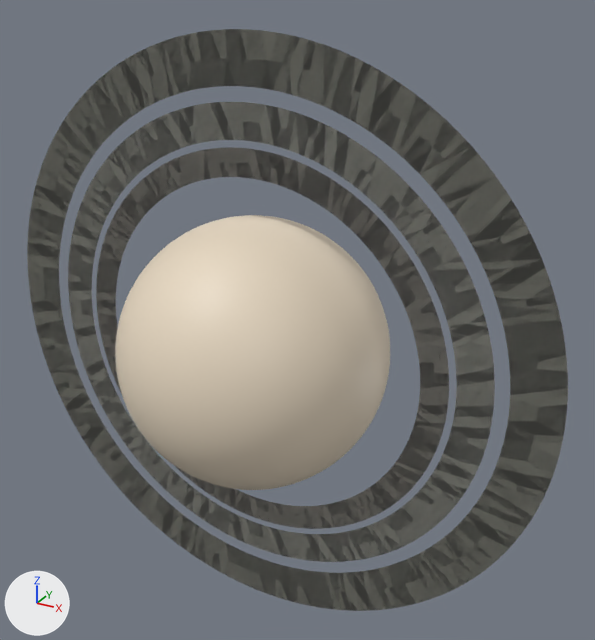
The glTF model frontend/assets/planets/saturn/saturn_with_rings.gltf as it was, and as the next commit left it.
Before and after are seen from a 50 mm lens placed at (2.93, -4.66, 2.66), pointed at (0.24, 0.24, 0.21). The axes (+X, +Y, +Z) are drawn at lower left. The lights are the same throughout. Where no turn or scale is listed for an object, it has been applied to the vertices.

In view in the first picture: 'RingA', 'RingB', 'RingC', 'Saturn'.
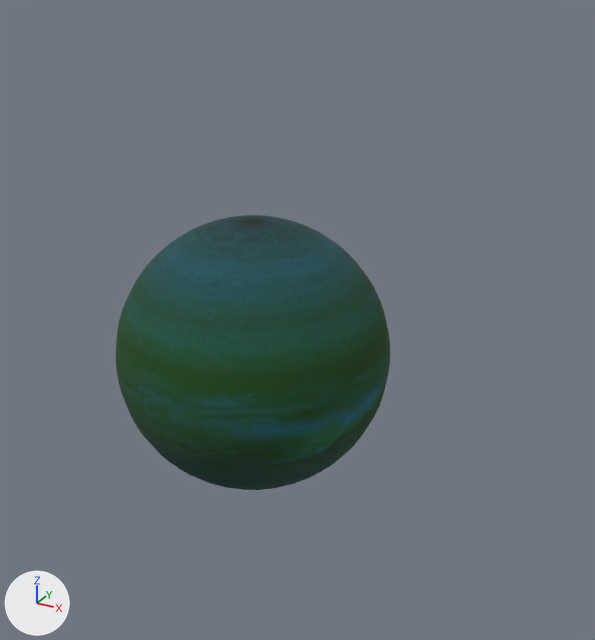
Commit message: feat: replace Saturn ring with particle disc

Where the change shows, as pixel boxes (x1, y1, x2, y2) in the pictures (595 x 640 px):
'RingA', deleted
    before: (27, 29, 568, 611)
'Saturn', reshaped
    before: (115, 215, 390, 490)
    after: (116, 215, 390, 490)
'RingB', deleted
    before: (68, 102, 495, 562)
'RingC', deleted
    before: (96, 147, 449, 529)

What changed in the scene script:
```text
Add img_diffuse:
    img_diffuse = load_image('diffuse', '_unpacked/diffuse', 720, 360, 'sRGB')
Add mat_saturn:
    mat_saturn = bpy.data.materials.new('Saturn')
    # colours: blue #2266cc
    # uses the picture img_diffuse
Change me_geometry_0:
    used by ob_saturn; location = (0.0, 0.0, 0.0)
    remove me_geometry_0.from_pydata(...)  # 3842 vertices, 7680 faces; spans x -1.0..1.0, y -1.0..1.0, z -1.0..1.0
    remove me_geometry_0.materials.append(mat_defaultmaterial)
    add me_geometry_0.from_pydata(...)  # 1056 vertices, 1984 faces; spans x -1.0..1.0, y -1.0..1.0, z -1.0..1.0
    me_geometry_0 part 1: 16 vertices moved within x -0.76..0.76, y -0.98..0.98, z -0.63..0.63; 3784 vertices removed from x -1.0..1.0, y -0.99..0.99, z -1.0..1.0; 998 vertices added at x -1.0..1.0, y -1.0..1.0, z -1.0..1.0
    add me_geometry_0.materials.append(mat_saturn)
Remove ob_ringc:
    ob_ringc = bpy.data.objects.new('RingC', me_geometry_1)
    ob_ringc.location = (0.0, -0.002, 0.0)
Remove ob_ringb:
    ob_ringb = bpy.data.objects.new('RingB', me_geometry_2)
    ob_ringb.location = (0.0, -0.001, 0.0)
Remove ob_ringa:
    ob_ringa = bpy.data.objects.new('RingA', me_geometry_3)
    ob_ringa.location = (0.0, 0.001, 0.0)
```
